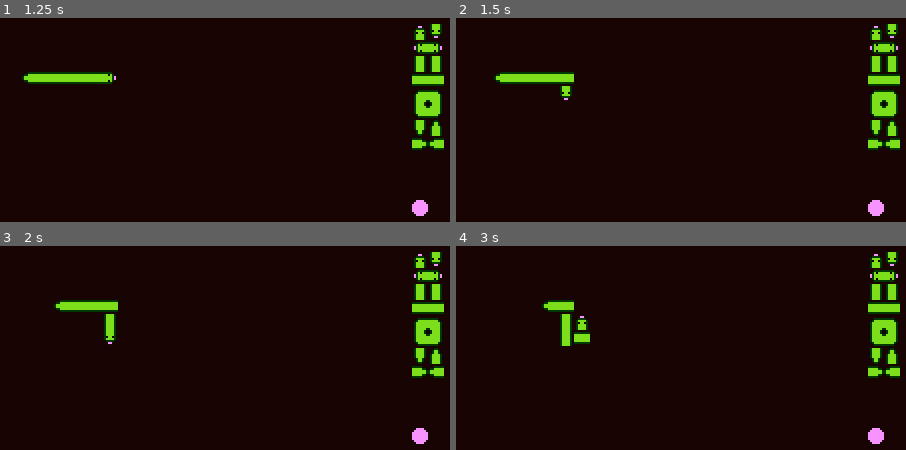
Above: before the commit, frames 1-4 (two rows, left to right).
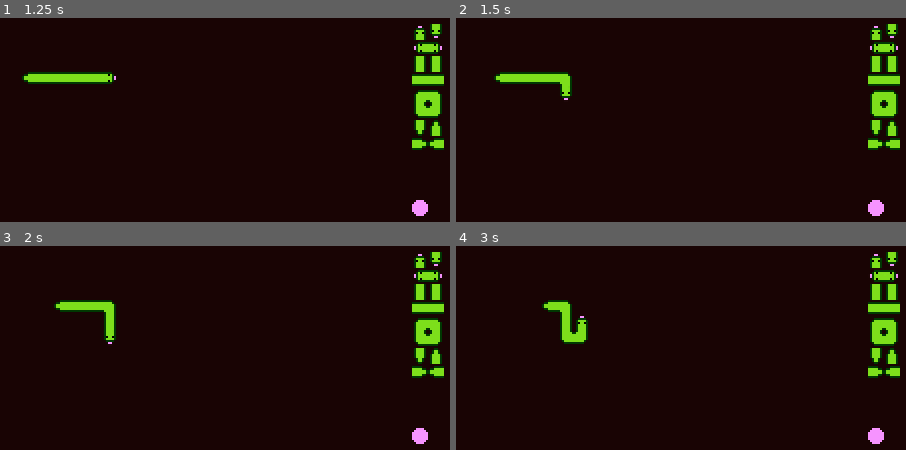
Above: after the commit, the same moments.

Repository: Rakarake/GDSNAKE
Game: Godot game, scene res://src/PlayingArea.tscn
Two runs of this game, one before a commit and one after it. Both use one fixed random seed, a clock stepped at 60 frames per second and the inputs below.
Inputs:
- Up to frame 1 (1.25 s): hold D (move_right) from 0.53 s (still down)
- Up to frame 2 (1.5 s): tap Enter at 1.25 s; release D (move_right) at 1.28 s; hold S (move_down) from 1.28 s (still down)
- Up to frame 3 (2 s): keep holding S (move_down)
- Up to frame 4 (3 s): release S (move_down) at 2.03 s; hold D (move_right) 2.03-2.78 s; tap Space at 2.75 s; hold W (move_up) from 2.78 s (still down)

Frame 1 is identical in both runs. In frame 2, 0.1% of the frame differs, in the area x 23-27%, y 26-34%; in frame 3, 0.1%; in frame 4, 0.3%, in the area x 23-30%, y 26-50%.

Commit message:
Snake looks like a snake, almost playable

Diff:
--- a/GDSNAKE/src/Snake/snake.gd
+++ b/GDSNAKE/src/Snake/snake.gd
@@ -73,20 +73,6 @@
 			var body_tile_up = _snake_tiles[i-1]
 			body_tile.pos = body_tile_up.pos
 			body_tile.dir = body_tile_up.dir
-		# Update tiles (straight and curves)
-		for i in range(0, _length -1):   # Does not take tail into consideration
-			var body_tile = _snake_tiles[i]
-			var body_tile_up = _snake_tiles[i-1]
-
-			# Straight
-			var cell_index = body + body_tile.dir
-			set_cell(body_tile.pos.x, body_tile.pos.y, cell_index)
-
-			#TODO: add curves
-
-		# Tail
-		var tail_object = _snake_tiles[_length-1]
-		set_cell(tail_object.pos.x, tail_object.pos.y, tail + _snake_tiles[_length-2].dir)
 
 		# Head
 		_snake_tiles[0].pos += dir_int_to_vec(_input)
@@ -97,6 +83,36 @@
 			if snake_tile.pos == _snake_tiles[0].pos:
 				print("DEAD, game over")
 		set_cell(_snake_tiles[0].pos.x, _snake_tiles[0].pos.y, head + input)
+
+		# Update body-tiles (straight and curves)
+		for i in range(1, _length-1):   # Does not take tail into consideration
+			var body_tile = _snake_tiles[i]
+			var body_tile_up = _snake_tiles[i-1]
+
+			# Straight
+			var cell_index = body + body_tile.dir
+
+			# Curves
+			#if body_tile.dir == up && body_tile_up.dir == right || body_tile.dir == left && body_tile_up.dir == down:
+			#	cell_index = curves + 0
+			if _check_curve(body_tile, body_tile_up, up, right, left, down):
+				cell_index = curves + 0
+			if _check_curve(body_tile, body_tile_up, right, down, up, left):
+				cell_index = curves + 1
+			if _check_curve(body_tile, body_tile_up, down, right, left, up):
+				cell_index = curves + 2
+			if _check_curve(body_tile, body_tile_up, right, up, down, left):
+				cell_index = curves +3
+
+			set_cell(body_tile.pos.x, body_tile.pos.y, cell_index)
+
+		# Tail
+		var tail_object = _snake_tiles[_length-1]
+		set_cell(tail_object.pos.x, tail_object.pos.y, tail + _snake_tiles[_length-2].dir)
+
+
+func _check_curve(tile:SnakeTile, tile_up:SnakeTile, dir1:int, dir2:int, dir3:int, dir4:int) -> bool:
+	return tile.dir == dir1 && tile_up.dir == dir2 || tile.dir == dir3 && tile_up.dir == dir4
 
 
 func dir_vec_to_int(v:Vector2) -> int:
